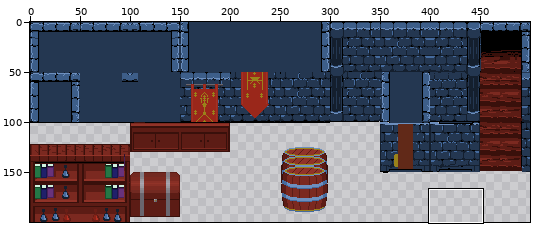
Sprite sheet -- images/dungeonWalls.png. The first picture is a wide view before the edit; the outline marks the close-up.
Close-up. Before the commit:
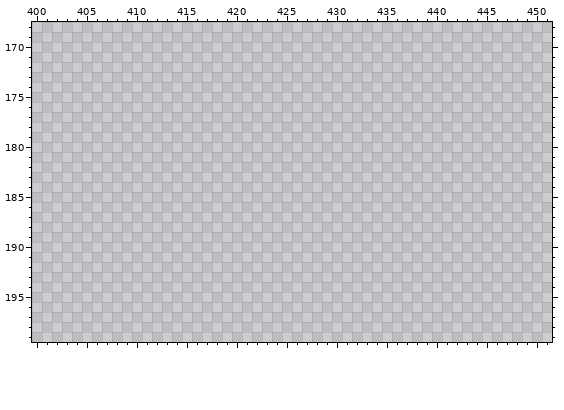
The file is 500x200 pixels. Colours within 5 levels of each other are drawn and written as one. Shown: x 400..451, y 168..199. The commit also changed other parts of the picture, which this record leaves out.
The result:
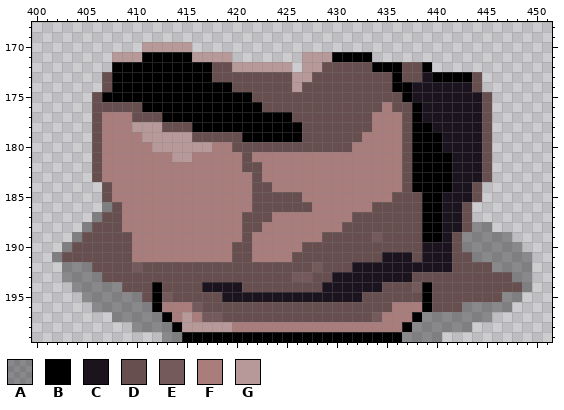
Palette (. is transparent): A #00000054  B #000000  C #1b141e  D #674f4f  E #745a5a  F #aa7d7d  G #b79999
The exact change:
Changed rows in their new state; - is an unchanged pixel.
first column x 402:
170 ---------GGGGG----------------------------------
171 ------GGGBBBBBGGGG-------GGGBBBB----------------
172 ------BBBBBBBBBBDDGGGGGG-GGDDDDDBBBDDB----------
173 -----DBBBBBBBBBBDDDDDDDDGGDDDDDDDDBDDCBBBBD-----
174 -----DBBBBBBBBBBBBDDDDDDGDDDDDDDDDBBCCCCCCD-----
175 ----DBBBBBBBBBBBBBBBDDDDDDDDDDDDDDDBCCCCCCCD----
176 ----DDDDDBBBBBBBBBBBBDDDDDDDDDDDDFDDBCCCCCCD----
177 ----DFFFDDDBBBBBBBBBBBBBDDDDDDDDFFFDBCCCCCCD----
178 ----DFFFGGGDDDBBBBBBBBBBBDDDDDDDFFFDBBCCCCCD----
179 ----DFFFFGGGGGDDDDDBBBBBBDDDDDDFFFFDBBBCCCCD----
180 ----DFFFFFGGGGGGFFDDDDDDDDDDDDFFFFFDBBBCCCCD----
181 ----DFFFFFFFGGFFFFFDFFFFFFFFFFFFFFFDBBBBCCCD----
182 ----DFFFFFFFFFFFFFFDDFFFFFFFFFFFFFFDBBBBCCCD----
183 ----DFFFFFFFFFFFFFFFDFFFFFFFFFFFFFFDBBBBCCCD----
184 -----DFFFFFFFFFFFFFFDDFFFFFFFFFFFFFDBBBBCCD-----
185 -----DFFFFFFFFFFFFFFDDDDDFFFFFFFFFDDDBBCCCD-----
186 -----ADFFFFFFFFFFFFFDDDDDDFFFFFFDDDDDBBCCD------
187 ----ADDFFFFFFFFFFFFDDDFFFFFFFFDDDDDDDBBCCD------
188 ---ADDDFFFFFFFFFFFFDDFFFFFFFFDDDDDDDDBBCCDAA----
189 --ADDDDDFFFFFFFFFFFDFFFFFFFDDDDDEDDDDBBCDAAAAA--
190 -ADDDDDDFFFFFFFFFFDDFFFFFDDDDDDDDDDDDCCCDAAAAAA-
191 ADDDDDDDFFFFFFFFFFDDFFFFDDDDDDDDDCCCDCCCDDAAAAAA
192 -AAADDDDEDDDDDDDDDDDDDDDDDEDDDCCCCCCCCCCDDDDAAAA
193 -AAAADDDDDDDDDDDDDDDDDDDEEDDCCCCCCCCDDDDDDDDDDAA
194 --AAAAADDDBDDDDCCCCDDDDDDDDCCCCCCDDDEBDDDDDDDDDA
195 ---AAAAAADBEDDDDDCCCCCCCCCCCCCCDDDDDDBDDDDDDDAA-
196 ----AAAAAABFFFEDDDDDDDDDDDDDDDDDDDFFFBDDDAAAAA--
197 ------AAAAABFGFEEDDDDDDDDDDDDDDDEFFFBAAAAAAA----
198 --------AAAABGGGGGFFFFFFFFFFFFFFFFFBAAAAAA------
199 -----------AABBBBBBBBBBBBBBBBBBBBBBAAAA---------
